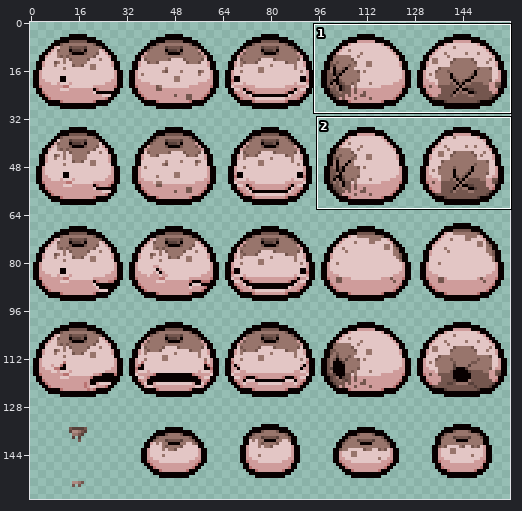
Sprite sheet -- resources/gfx/monsters/larrykingjr/monster_larry_king_jr.png. Above: a wide view before the commit, with the close-up outlined.
Close-up. Before:
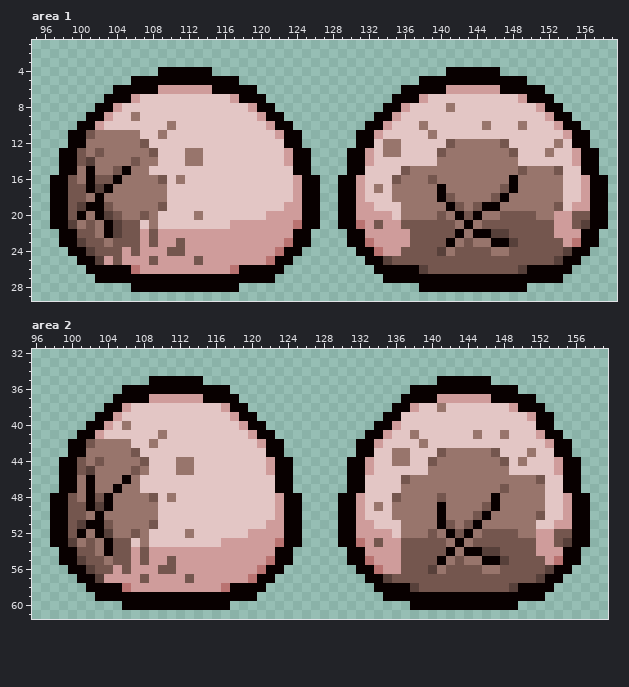
The file is 160x160 pixels. Shown: area 1: x 95..159, y 1..29; area 2: x 96..159, y 32..61. The wide view leaves out empty margins. The commit also changed other parts of the picture, which this record leaves out.
After the commit:
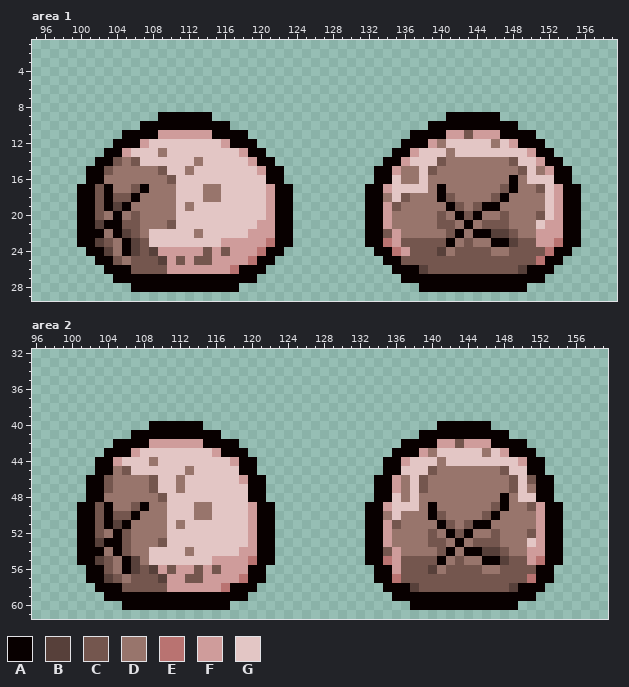
Palette (. is transparent): A #080000  B #57403a  C #74564e  D #98756c  E #b97371  F #cf9c9b  G #e3c6c5
Difference:
Changed rows in their new state; - is an unchanged pixel.
Area 1:
first column x 97:
 4 ------------......--------------------------......------------
 5 ---------............--------------------............---------
 6 -------................----------------................-------
 7 ------..................--------------..................------
 8 -----....................------------....................-----
 9 ----........AAAAAA........----------........AAAAAA........----
10 ---.......AAAAAAAAAA.......--------.......AAAAAAAAAA.......---
11 --......AAAAFFFFFFAAAA......------......AAAAFFCFFFAAAA......--
12 --.....AAAF--------FAAA.....------.....AAAFDGGGGG-GFAAA.....--
13 -.....AAFGGGD--GG----FAA.....----.....AAF--G-GGGGGGG-FAA.....-
14 -....AAC--GG---G------FAA....----....AAF---C-------C--FAA....-
15 -...-ACDD--DC--D-------FAA...----...AAFD-GC----------G-FAA...-
16 ....-ADD----DCG---------AA....--....AAG--GD----------GGGAA....
17 ...A-C---CA--D---DD-----FAA...--...AAFGGGG------------CGFAA...
18 ...AACACCA---D---DD-----FAA...--...AADGC---------------GFAA...
19 ...A-CABA---DD-D--------FAA...--...AAFC----------------GFAA...
20 ...-ACDA-CD-DD--G--------AA...--...AA-D------------DDDCG-AA...
21 ...AAB-A--D-DC------GGG--AA...--...AA-DDDDD--------DDDGF-AA...
22 -..AAADAB-DGGGGGDGGGGG---AA..----..AAC-DDDDD--------DDFF-AA..-
23 -..AABCDABCGGGGGGGG-----EAA..----..AAE-C--------------FFEAA..-
24 --..AABDABCB-FF--C-C---EAA..------..AAEF---------------EAA..--
25 ---..AA-DCC-B-C--C----EAA..--------..AA---------------EAA..---
26 ----..---CCCC-----------..----------..------------------..----
27 -----..----------------..------------..----------------..-----
Area 2:
first column x 98:
35 -----------......--------------------------......-----------
36 --------............--------------------............--------
37 -------..............------------------...............------
38 ------................----------------.................-----
39 -----..................--------------...................----
40 ----.......AAAAAA.......------------.......AAAAAA.......----
41 ---......AAAAAAAAAA......----------......AAAAAAAAAA......---
42 --.....AAAAFFFFFFAAAA.....--------.....AAAAFFCFFFAAAA.....--
43 --....AAAF--------FAAA....--------....AAAFDGGGGG-GFAAA....--
44 -....AAFGGGD--GG----FAA....------....AAF--G-GGGGGGG-FAA....-
45 -....AA-CGG---G------AA....------....AA---C-------C--AA....-
46 -...-AC-D-DC--D------FAA...------...AAFDGC---------CGCAA...-
47 -...-ACD--DC--D-------AA...------...AAF-GC--------DCG-AA...-
48 ....-AD----DCG--------AA....----....AAG-G--D-----DA-GGAA....
49 ...A-C---CA-D---DD----FAA...----...AAFGGG-AD----DCA--CFAA...
50 ...AACACCA--D---DD----FAA...----...AADG---AC---DCA----FAA...
51 ...A-CABA--DD-D-------FAA...----...AAFC---------A-----FAA...
52 ...-ACDACD-DD--G-------AA...----...AA-D---------D-DD-C-AA...
53 ...AAB-A-D-DC------GGG-AA...----...AA-DDDD--------DDDG-AA...
54 -..AAADA-DDGGGGDGGGGG--AA..------..AAC-DDDD--------DDF-AA..-
55 -..AABCDABDGGGGGGG----EAA..------..AAE---------------FEAA..-
56 --..AA-DABCBF---C-C---AA..--------..AA----------------AA..--
57 ---.-ABCDC-CB---C----EA-.----------.-AE--------------EA-.---
58 ----.---CCCCC----------.------------.------------------.----
59 -----.----------------.--------------.----------------.-----
Where, in picture pixels (left, top, right, bottom), the same in both close-ups:
changed: (50, 67, 608, 283)
changed: (50, 376, 302, 601)
changed: (338, 376, 590, 601)
